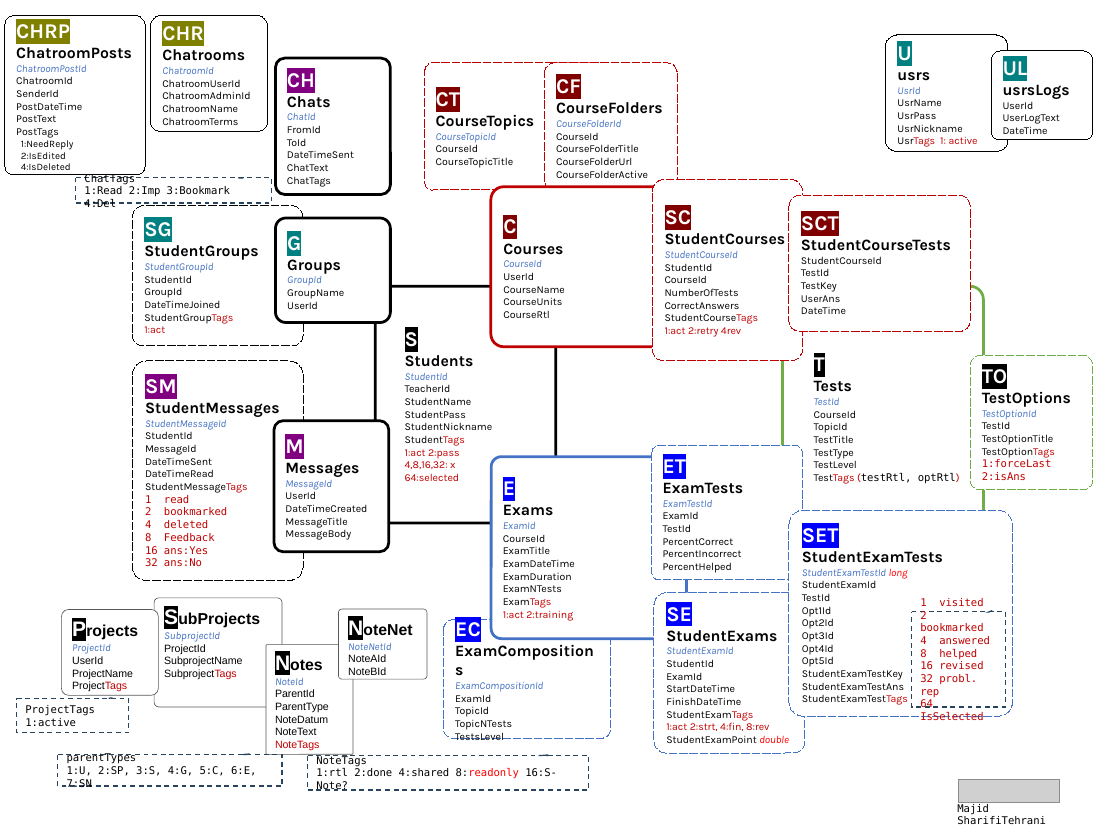
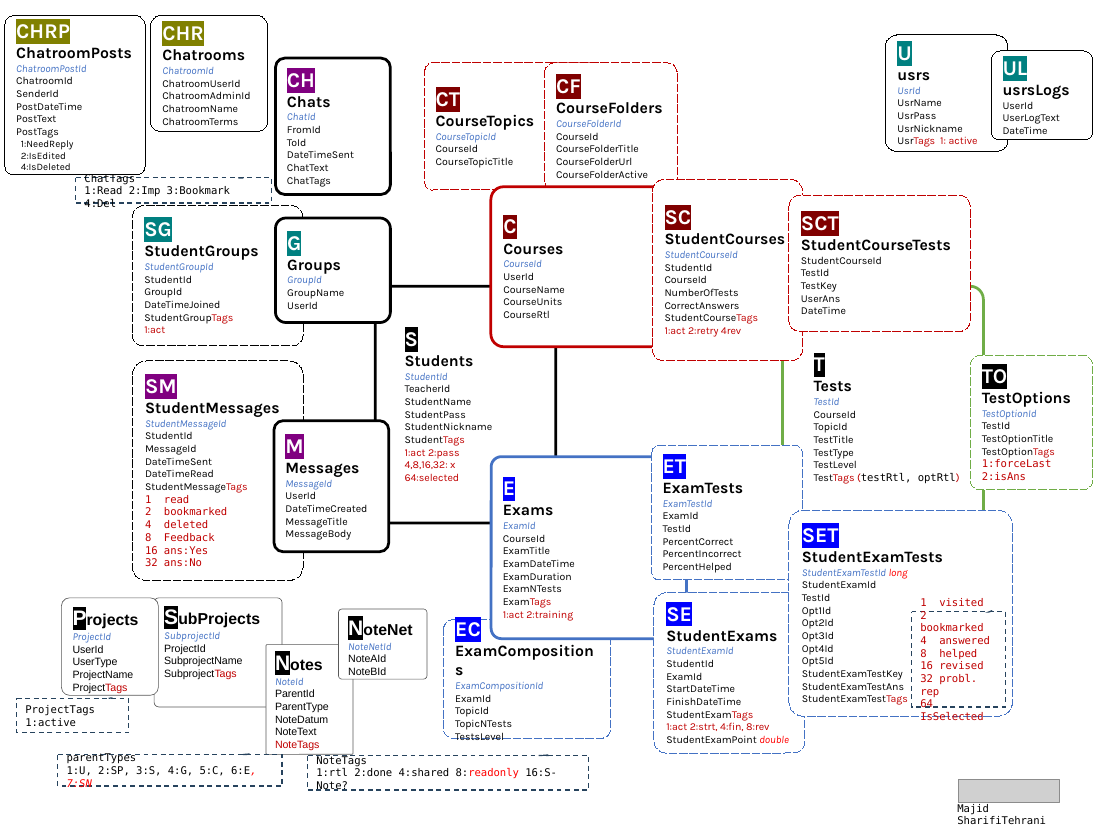
Before and after one commit to msht-ir/Examiner_blazorWebApp, a slide deck: slide 1 of ExaminerB/.appCatalog/ExaminerB notes 1404.pptx. Drawn at 1120x840 pixels with LibreOffice and Linux fonts; fonts in the diff are those of the drawing; grey boxes stand for pictures. Boxes give left, top, right and bottom in pixels: in the first picture for what was removed or moved away, otherwise in the second. Text is boxed around its words. In the diff, an @@ line names an element or a change of style, - is before the commit and + after.

```diff
--- a/ExaminerB/.appCatalog/ExaminerB notes 1404.pptx
+++ b/ExaminerB/.appCatalog/ExaminerB notes 1404.pptx
@@ rounded rectangle "Projects": place and size @@
-rounded rectangle "Projects" at [61,610,158,696]
+rounded rectangle "Projects" at [61,598,158,696]
@@ text in rounded rectangle at [73,657,118,668]: paragraph added @@
+UserType
@@ text in border callout at [67,766,257,787]: text colour #000000 to #FF0000, italic on in "6:E, 7:SN" @@
```
Also in this commit, not shown: 12 other files.
